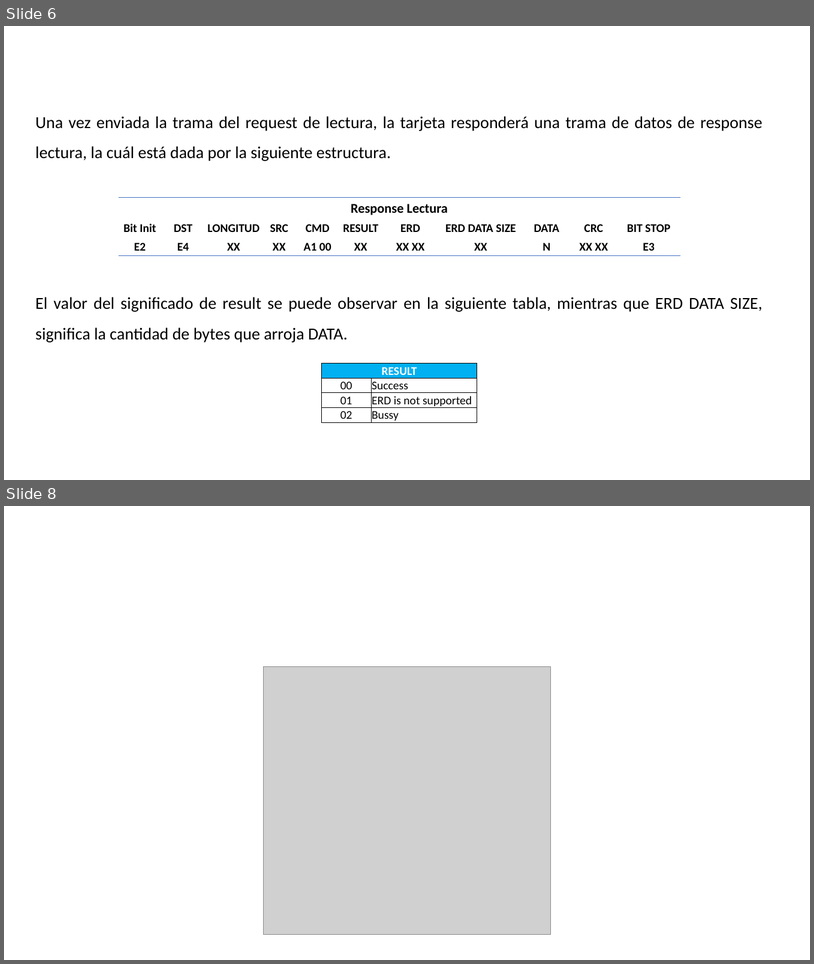
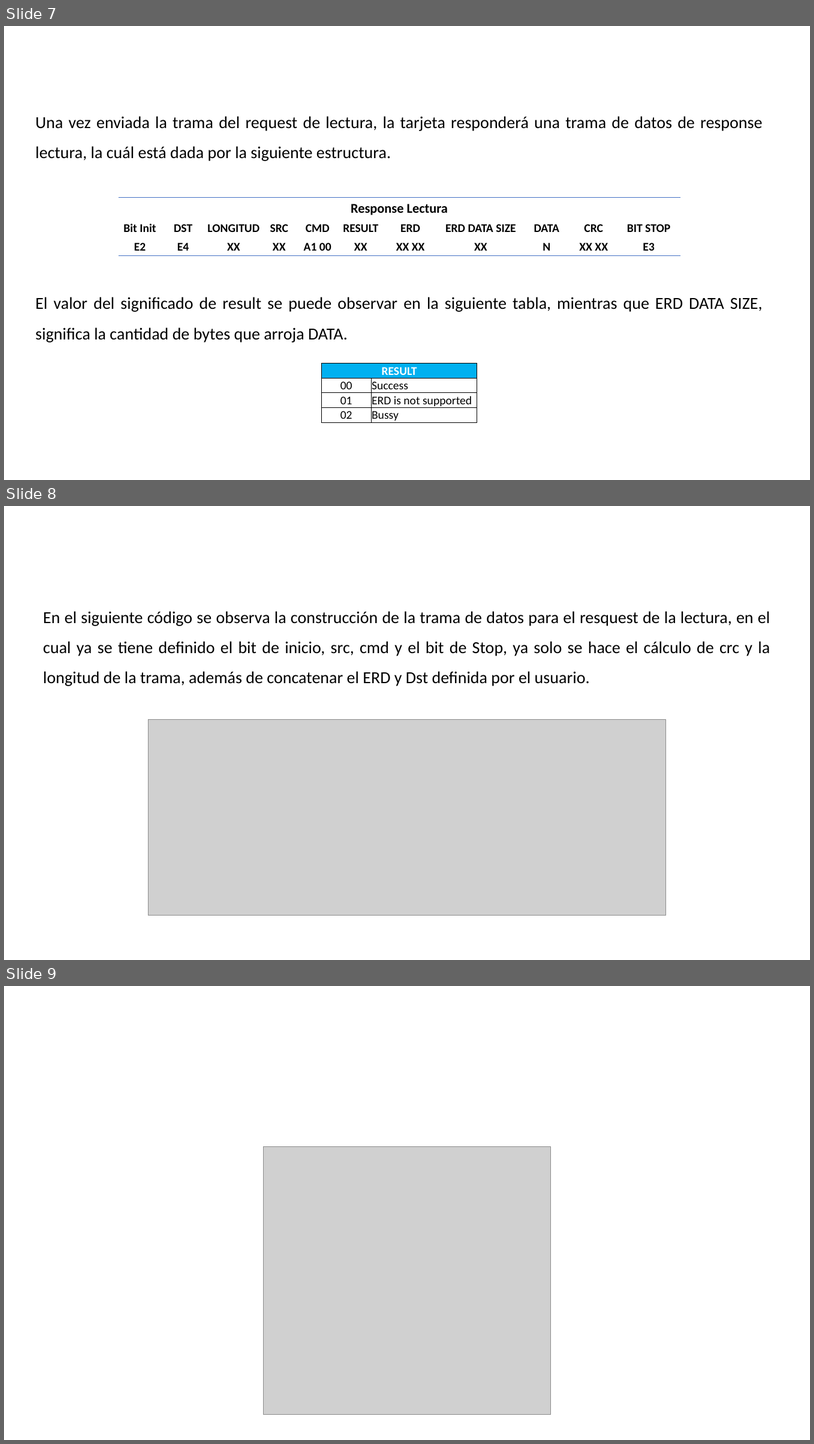
Before and after one commit to LeonelNieto/Serial-GEA, a slide deck: GEA3 Python.pptx. Shown one above the other, each under a label of ours: slides 6 and 8 before the commit, slides 7, 8 and 9 after it; the slides between them are not shown. The pictures are 814x964 and 814x1444 pixels, drawn with LibreOffice and Linux fonts; fonts in the diff are those of the drawing; grey boxes stand for pictures; background and template pictures are left out. Boxes give left, top, right and bottom in pixels: in the first picture for what was removed or moved away, otherwise in the second. Text is boxed around its words. In the diff, an @@ line names an element or a change of style, - is before the commit and + after.

```diff
--- a/GEA3 Python.pptx
+++ b/GEA3 Python.pptx
@@ slide 8 added at (4, 506, 810, 960), background picture (left out); not listed: 1 template element that a slide beside it also shows @@
@@ text added at (43, 611, 770, 686), 20 pt, text #000000 @@
+En el siguiente código se observa la construcción de la trama de datos para el resquest de la lectura, en el cual ya se tiene definido el bit de inicio, src, cmd y el bit de Stop, ya solo se hace el cálculo de crc y la longitud de la trama, además de concatenar el ERD y Dst definida por el usuario.
@@ picture added at (149, 720, 666, 916) @@
@@ what was slide 6 is now slide 7 @@
@@ what was slide 8 is now slide 9 @@
```
Also in this commit, not shown: 3 other slides added, 3 slides removed.
